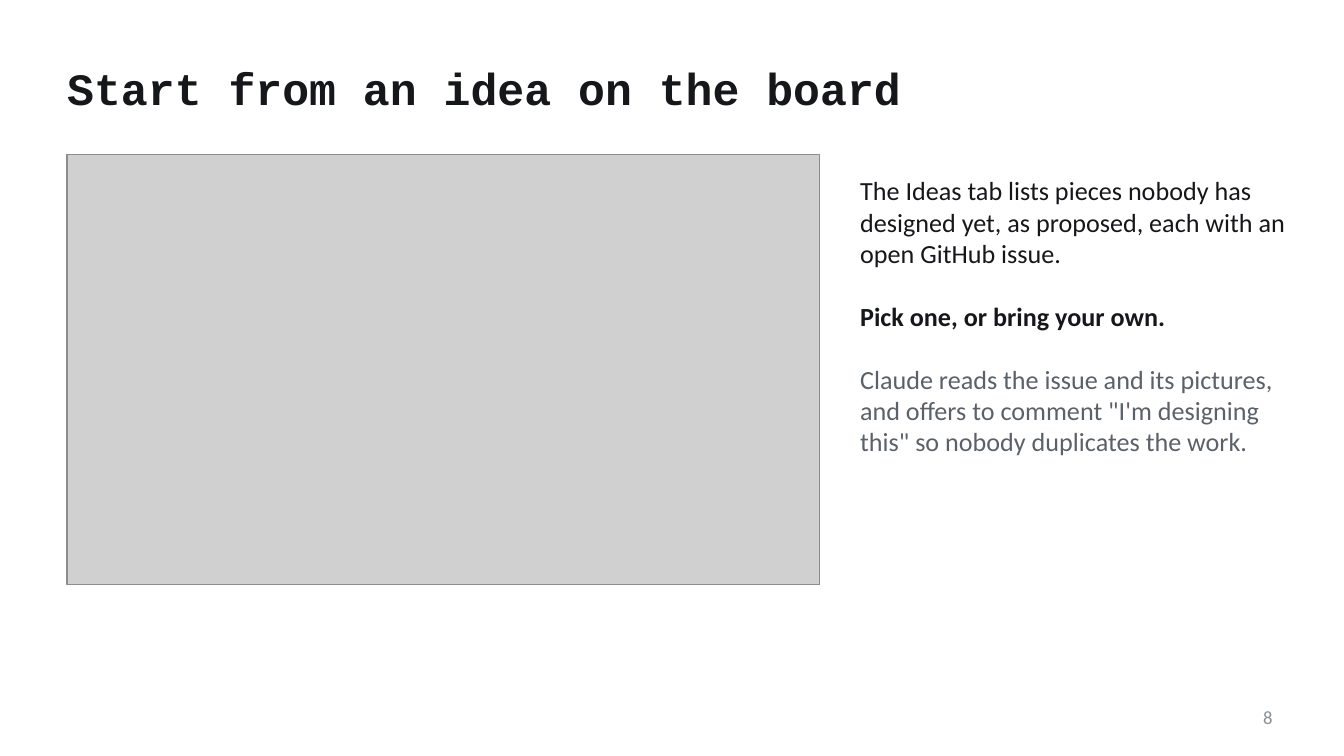
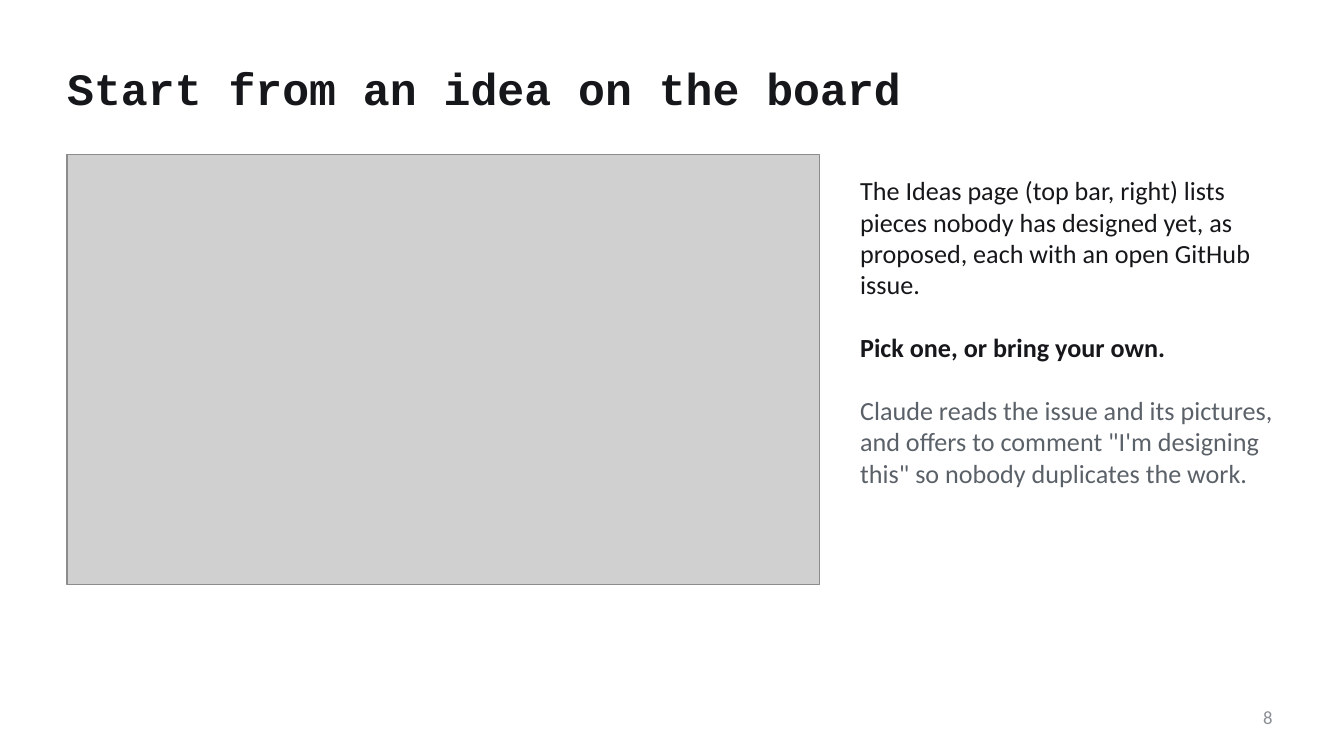
Before and after one commit to mfprado/acrylic-furniture, a slide deck: slide 8 of docs/contributing-guide.pptx. Drawn at 1344x756 pixels with LibreOffice and Linux fonts; fonts in the diff are those of the drawing; grey boxes stand for pictures. Boxes give left, top, right and bottom in pixels: in the first picture for what was removed or moved away, otherwise in the second. Text is boxed around its words. In the diff, an @@ line names an element or a change of style, - is before the commit and + after.

```diff
--- a/docs/contributing-guide.pptx
+++ b/docs/contributing-guide.pptx
@@ text at [860,181,1250,294]: text changed @@
-The Ideas tab lists pieces nobody has designed yet, as proposed, each with an open GitHub issue.
+The Ideas page (top bar, right) lists pieces nobody has designed yet, as proposed, each with an open GitHub issue.
```
Also in this commit, not shown: 2 other slides changed, 4 other files.
